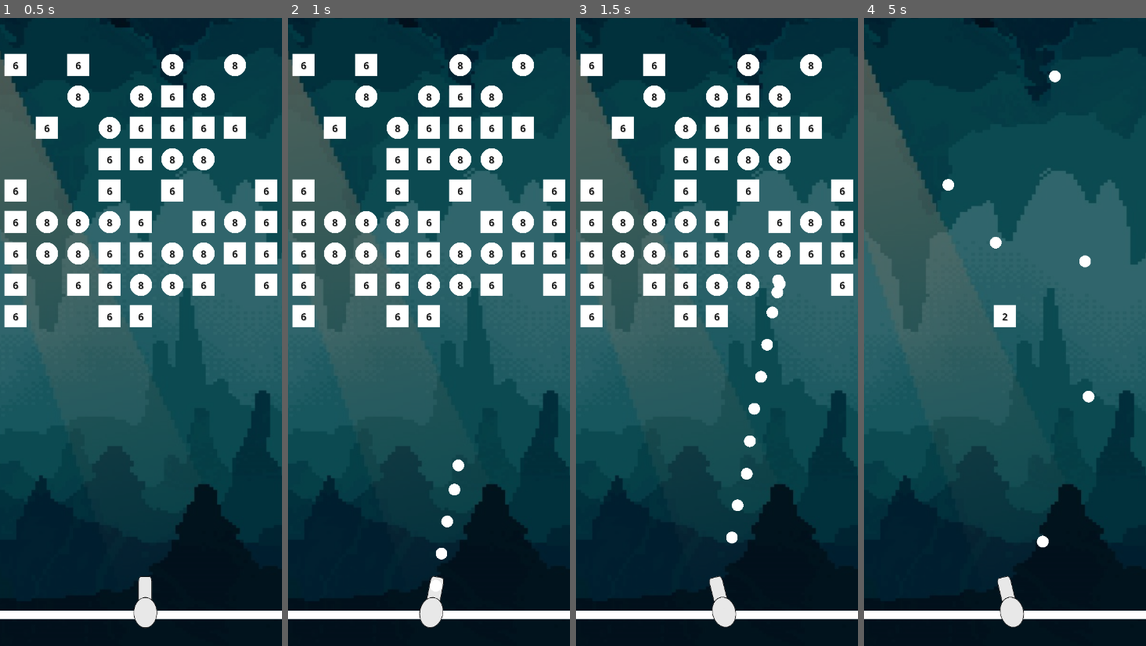
Above: before the commit, frames 1-4 (left to right).
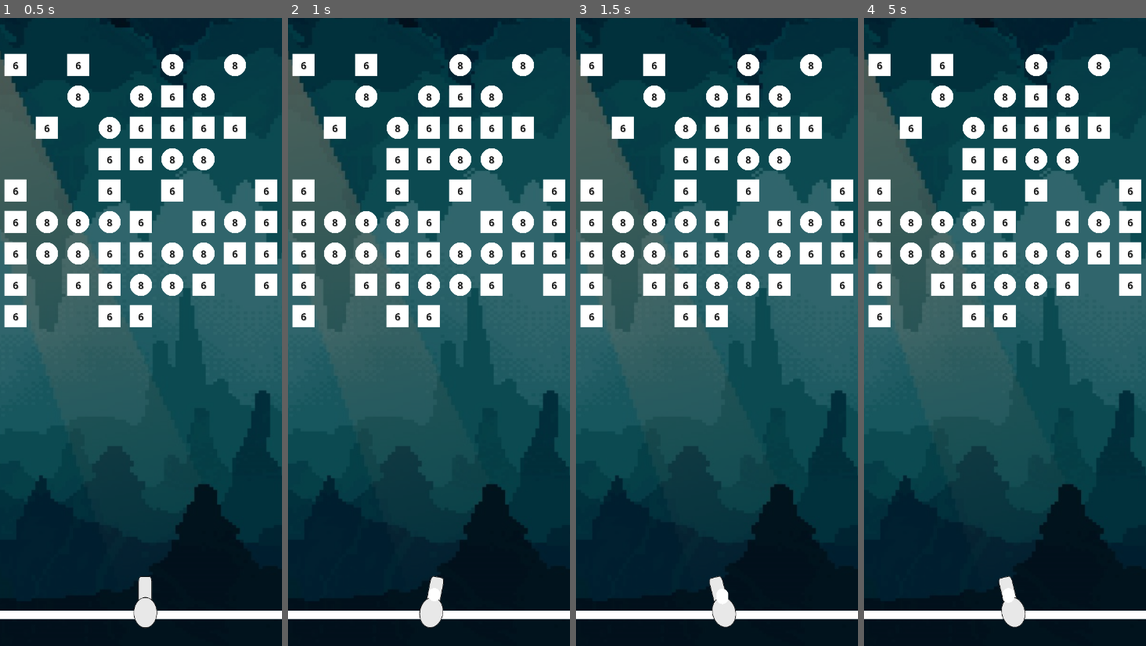
Above: after the commit, the same moments.

Repository: tanmay-haldar0/bricks-breaker
Game: Godot game, scene res://Scenes/game.tscn
Two runs of this game, one before a commit and one after it. Both use one fixed random seed, a clock stepped at 60 frames per second and the inputs below.
Inputs (mouse positions are in pixels of both pictures, inside the frame that each line leads up to):
- Up to frame 1 (0.5 s): no input
- Up to frame 2 (1 s): tap Enter at 0.5 s; move the mouse to (491, 300) at 0.52 s; click (491, 300) at 0.6 s
- Up to frame 3 (1.5 s): move the mouse to (660, 363) at 1.27 s; click (660, 363) at 1.35 s
- Up to frame 4 (5 s): move the mouse to (1033, 193) at 2.02 s; click (1033, 193) at 2.1 s; move the mouse to (990, 457) at 2.77 s; click (990, 457) at 2.85 s; move the mouse to (1089, 426) at 3.52 s; click (1089, 426) at 3.6 s; move the mouse to (920, 237) at 4.27 s; click (920, 237) at 4.35 s

Frame 1 is identical in both runs. In frame 2, 0.3% of the frame differs, in the area x 50-63%, y 70-93%; in frame 3, 0.7%; in frame 4, 13%, in the area x 1-99%, y 5-97%.

Commit message:
full of bug

Diff:
--- a/Scenes/ball.tscn
+++ b/Scenes/ball.tscn
@@ -16,8 +16,9 @@
 [node name="ball" type="RigidBody2D" groups=["ball"]]
 collision_layer = 2
 physics_material_override = SubResource("PhysicsMaterial_j66hs")
-gravity_scale = 0.0
+gravity_scale = 0.7
 can_sleep = false
+lock_rotation = true
 contact_monitor = true
 max_contacts_reported = 1
 script = ExtResource("1_pntxp")
--- a/Scenes/game.tscn
+++ b/Scenes/game.tscn
@@ -27,7 +27,7 @@
 scale = Vector2(1.93421, 1.49167)
 texture = ExtResource("1_ll06v")
 
-[node name="wall" type="StaticBody2D" parent="."]
+[node name="wall" type="StaticBody2D" parent="." groups=["wall"]]
 
 [node name="CollisionPolygon2D" type="CollisionPolygon2D" parent="wall"]
 polygon = PackedVector2Array(-129, -105, -129, 1302, 0, 1299, -1, 0, 574, -2, 579, 1290, 689, 1281, 697, -105)
--- a/Scripts/ball.gd
+++ b/Scripts/ball.gd
@@ -1,66 +1,82 @@
 extends RigidBody2D
 
+# Variables
 var speed: int = 1000
 var shoot_direction = Vector2()
 var first_ball_triggered: bool = false
+var return_speed: float = 500  # Speed at which the ball returns to the cannon
+var cannon_position: Vector2
+var is_returning: bool = false  # Flag to check if the ball is returning
 
+# Called when the node is added to the scene
 func _ready() -> void:
+	# Get the shoot direction from the parent (cannon)
 	shoot_direction = get_parent().show_direction()
-	shoot_direction += Vector2(randf_range(-10, 10), randf_range(-30, -10))  # Small offset to avoid horizontal loop
+	shoot_direction += Vector2(randf_range(-10, 10), randf_range(-30, -10))  # Small random offset
 
-	# Ensure the shoot direction is properly normalized and applied
+	# Normalize and apply the shoot direction
 	shoot_direction = shoot_direction.normalized() * speed
 	apply_central_impulse(shoot_direction)
-	set_sleeping(false)  # Make sure the ball doesn't sleep
 
+	# Get the cannon position from the parent
+	cannon_position = get_parent().cannon.position
 
+# Called every frame
 func _process(delta):
-	print("Ball position: ", position, ", Velocity: ", linear_velocity)
-	set_sleeping(false)
-	# If the ball is close to the bottom and hasn't triggered the cannon position update
-	if position.y >= 1100 and not get_parent().first_ball_triggered:
+	# Update cannon position
+	cannon_position = get_parent().cannon.position
+
+	# Check if the ball is close to the bottom and hasn't triggered the cannon position update
+	if position.y >= 1190 and not get_parent().first_ball_triggered:
 		get_parent().adjust_canon_position(position.x)  # Update cannon position immediately
 		get_parent().first_ball_triggered = true  # Ensure this only happens once
 
-	# If the ball goes out of bounds, remove it
-	if position.x < -10 or position.x > 680 or position.y > 1500:
+	# Check if the ball is out of bounds
+	if position.x < -10 or position.x > 600 or position.y < -2 or position.y > 1300:
+		queue_free()
+		get_parent().remove_ball()  # Remove the ball if out of bounds
+
+	# Ensure the ball maintains constant speed
+	if linear_velocity.length() < speed:
+		linear_velocity = linear_velocity.normalized() * speed
+
+# Function to return the ball to the cannon
+func return_to_cannon():
+	if not is_returning:
+		is_returning = true  # Set the flag to indicate the ball is returning
+		# Create a tween to animate the ball returning to the cannon
+		var tween = get_tree().create_tween()
+		tween.tween_property(self, "position", cannon_position, 0.5)  # Target property, final value, duration
+		tween.set_trans(Tween.TRANS_CUBIC)  # Set transition type
+		tween.set_ease(Tween.EASE_IN_OUT)  # Set easing type
+		tween.tween_callback(self.queue_free)
 		get_parent().remove_ball()
-		queue_free()
 
+# Called when the tween animation is completed
+func _on_tween_completed(tween):
+	# Check if all balls have returned to the cannon
+	get_parent().check_all_balls_returned()  # Call a function in the parent to check
 
-
+# Called when the ball collides with another body
 func _on_body_entered(body):
 	if body.is_in_group("brick"):
-		body.take_life()
-		reflect_velocity_with_limit((position - body.position).normalized())
+		body.take_life()  # Call a method on the brick to take a life
+		reflect_velocity_with_limit((position - body.position).normalized())  # Reflect the ball's velocity
 
 	if body.is_in_group("bottom"):
-		get_parent().remove_ball()
-		queue_free()
+		return_to_cannon()
 
+		  # Animate back to cannon instead of removing
 
-func _integrate_forces(state):
-	# Ensure the ball maintains constant speed
-	if state.linear_velocity.length() < speed:
-		state.linear_velocity = state.linear_velocity.normalized() * speed
-
-	# Check if the ball goes out of bounds
-	if position.x < -10 or position.x > 580 or position.y > 1300:
-		get_parent().remove_ball()
-		queue_free()
-
+# Function to reflect the ball's velocity with a limit on the angle
 func reflect_velocity_with_limit(normal):
 	var reflection = linear_velocity.bounce(normal)
 	var min_angle = deg_to_rad(15)  # Minimum allowed angle deviation
 
 	# Ensure the reflection is not too vertical or horizontal
 	if abs(reflection.angle_to(Vector2.RIGHT)) < min_angle:
-		reflection = reflection.rotated(sign(reflection.y) * min_angle)
-
-	# Add a slight downward offset to avoid horizontal loops
-	reflection += Vector2(0, 50)  # Push the ball downward slightly
-
-	linear_velocity = reflection.normalized() * speed
+		reflection = reflection.rotated(min_angle * sign(reflection.y))  # Adjust the angle to meet the minimum requirement
+	linear_velocity = reflection.normalized() * speed  # Set the new velocity while maintaining speed
 
 func add_speed(boost_speed):
 	speed += boost_speed
--- a/Scripts/game.gd
+++ b/Scripts/game.gd
@@ -1,36 +1,36 @@
 extends Node2D
+
 @export var level:int = 1
 var balls_available = 10 + level
 var canShoot = true
 var ball_count:int = 0
-var canon_location = Vector2(296,1190)
+var canon_location = Vector2(296, 1190)
 @onready var boost_speed: Timer = $boost_speed
 @onready var cannon: Sprite2D = $Cannon
 
 var new_shoot_direction = Vector2()
 @onready var tilemap: TileMap = $TileMap
-
-
 @onready var timer: Timer = $Timer
 
 var balls = preload("res://Scenes/ball.tscn")
+
 # Called when the node enters the scene tree for the first time.
 func _ready() -> void:
 	pass
 
-
-
 # Called every frame. 'delta' is the elapsed time since the previous frame.
 func _process(delta: float) -> void:
 	if check_all_bricks_destroyed():
-		print("You Win")
 		pull_down_all_balls()
+
+	# Update cannon position every frame
 	cannon.position = canon_location
+
 	if Input.is_action_just_released("shoot") and canShoot:
 		shoot_balls(get_global_mouse_position())
 
-
 func shoot_balls(shoot_direction):
+	reset_round()
 	new_shoot_direction = shoot_direction - canon_location
 	canShoot = false
 	boost_speed.start()
@@ -42,53 +42,43 @@
 		ball_count += 1
 		await get_tree().create_timer(0.05).timeout  # Tiny delay to ensure correct initialization
 
-
-
 func remove_ball():
 	ball_count -= 1
 	if ball_count <= 0:
-		canShoot = true
-		reset_round()
-
+		canShoot = true  # Allow shooting again
+		reset_round()  # Reset the round
 
 func _on_boost_speed_timeout() -> void:
-	for balls in  get_tree().get_nodes_in_group("ball"):
+	for balls in get_tree().get_nodes_in_group("ball"):
 		balls.add_speed(500)
-		boost_speed.start()
-
 
 func show_direction():
 	return new_shoot_direction
 
-
 func check_all_bricks_destroyed() -> bool:
 	return get_tree().get_nodes_in_group("brick").is_empty()
-	cannon.position.x = 296
-
-
 
 func pull_down_all_balls():
 	for ball in get_tree().get_nodes_in_group("ball"):
 		var tween = get_tree().create_tween()
-
-		# Animate the ball's position to (320, 1280) over 1 second
 		tween.tween_property(ball, "position", Vector2(296, 1190), 0.29)\
 			 .set_trans(Tween.TRANS_CUBIC)\
 			 .set_ease(Tween.EASE_IN_OUT)
 
-
 var first_ball_triggered: bool = false
 
 func adjust_canon_position(ball_x_position):
-	if not first_ball_triggered:
-		canon_location.x = ball_x_position  # Update the cannon's X position
-		cannon.position.x = canon_location.x  # Update the cannon's visual position
-		print("Cannon position adjusted to: ", canon_location.x)
-		first_ball_triggered = true  # Ensure this only happens once
-
+	if ball_x_position < 600 and ball_x_position > -5:
+		if not first_ball_triggered:
+			canon_location.x = ball_x_position  # Update the cannon's X position
+			print("Cannon position adjusted to: ", canon_location.x)
+			first_ball_triggered = true  # Ensure this only happens once
 
 func reset_round():
 	first_ball_triggered = false
-	canon_location = Vector2(296, 1190)  # Reset to the default position
-	cannon.position = canon_location
-	canShoot = true
+
+	if get_tree().get_nodes_in_group("ball").is_empty() and first_ball_triggered:
+		canon_location = Vector2(296, 1190)
+		 # Reset to the default position
+	print("Cannon position reset to: ", canon_location)  # Debugging statement
+	canShoot = true  # Allow shooting again
